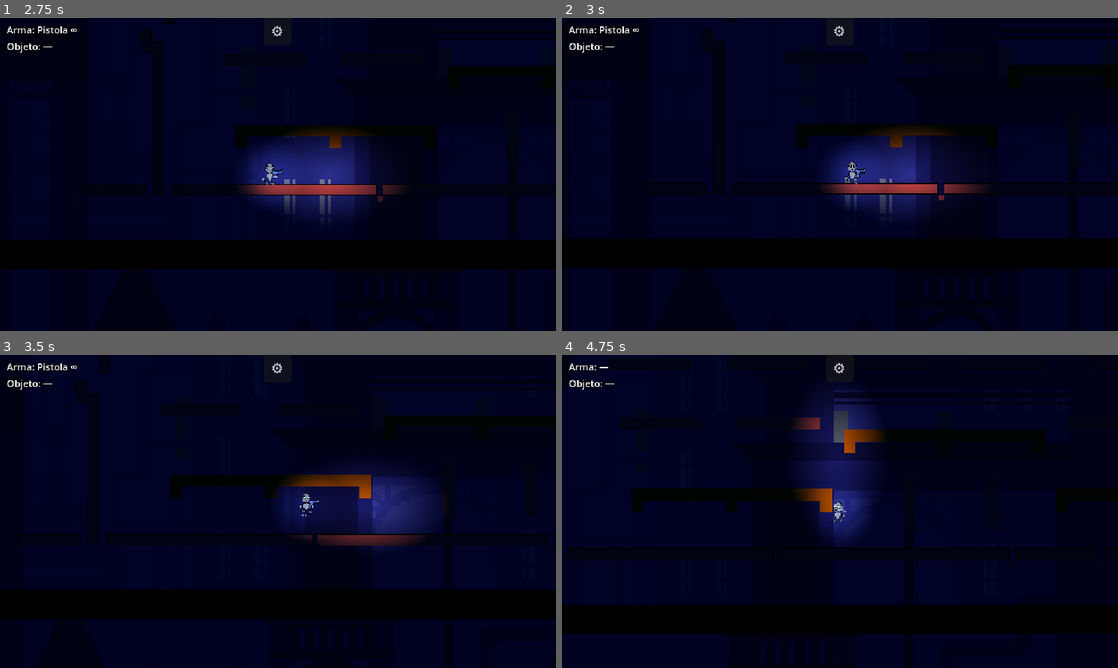
Above: before the commit, frames 1-4 (two rows, left to right).
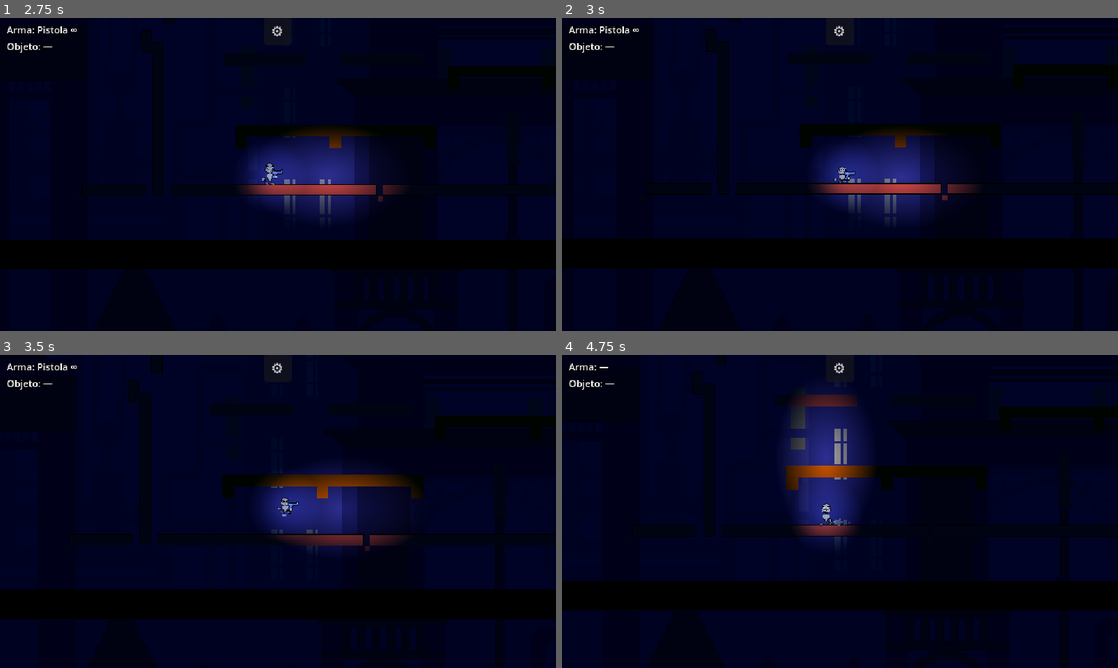
Above: after the commit, the same moments.

Repository: xNeku/godot-multiplayer-high-level
Game: Godot game, scene res://high_level_example/scenes/Menu.tscn
The game is run twice, just before and just after one commit, with the same random seed, the same clock (stepped at 60 frames per second) and the same inputs.
Inputs (mouse positions are in pixels of both pictures, inside the frame that each line leads up to):
- Up to frame 1 (2.75 s): click (283, 146) at 0.52 s; type "12" at 0.6 s; click "Crear Partida" at 1.25 s; click "Start" at 2 s
- Up to frame 2 (3 s): tap Enter at 2.75 s; hold Right (ui_right) from 2.78 s (still down); hold Shift (ui_run, bound only before the commit) from 2.78 s (still down)
- Up to frame 3 (3.5 s): keep holding Right (ui_right); keep holding Shift (ui_run, bound only before the commit); tap Up (ui_up) at 3.02, 3.05, 3.32 s
- Up to frame 4 (4.75 s): release Shift (ui_run, bound only before the commit) at 3.53 s; tap Up (ui_up) at 3.6, 3.77, 4.07 s; tap Shift (ui_run, bound only before the commit) at 3.8 s; release Right (ui_right) at 4.28 s; hold Left (ui_left) from 4.28 s (still down); hold Up (ui_up) from 4.28 s (still down); tap E (interact) at 4.35 s

Frame 1 is identical in both runs. In frame 2, 1.4% of the frame differs, in the area x 14-100%, y 0-65%; in frame 3, 7.1%; in frame 4, 24%, in the area x 0-100%, y 0-90%.

Commit message:
Sprint, agacharse, slide y backflip
- Sprint por doble toque (teclado) o stick a fondo (mando)
- Shift agacha (lento, sin pasos); con sprint hace slide y puedes quedarte tumbado
- Doble pulsación de salto = backflip con arma pegada al cuerpo
- Hitbox por postura, replicacion de postura/rotacion/mano, panel F1 y GAMEFEEL.md

Co-Authored-By: Claude Sonnet 5.5 <noreply@anthropic.com>
Claude-Session: https://claude.ai/code/session_01V8Hjh6ByoFuysguaq7Lais

Diff:
--- a/high_level_example/scenes/high_level_network_player.tscn
+++ b/high_level_example/scenes/high_level_network_player.tscn
@@ -22,6 +22,18 @@
 properties/3/path = NodePath("HandPivot:scale")
 properties/3/spawn = true
 properties/3/replication_mode = 2
+properties/4/path = NodePath(".:stance")
+properties/4/spawn = true
+properties/4/replication_mode = 1
+properties/5/path = NodePath("Cuerpo:rotation")
+properties/5/spawn = true
+properties/5/replication_mode = 1
+properties/6/path = NodePath("Cuerpo:position")
+properties/6/spawn = true
+properties/6/replication_mode = 1
+properties/7/path = NodePath("HandPivot:position")
+properties/7/spawn = true
+properties/7/replication_mode = 1
 
 [sub_resource type="Gradient" id="Gradient_arc"]
 colors = PackedColorArray(1, 1, 1, 0.9, 1, 1, 1, 0.05)
--- a/high_level_example/scripts/high_level_network_player.gd
+++ b/high_level_example/scripts/high_level_network_player.gd
@@ -25,6 +25,27 @@
 # Segundos que dura la caída a través de una plataforma
 @export var drop_through_time: float = 0.25
 
+@export_group("Sprint / Agacharse / Slide / Backflip")
+# Sprint: doble toque rápido de dirección (teclado) o stick a fondo (mando)
+@export var double_tap_time: float = 0.25
+@export_range(0.5, 1.0) var pad_sprint_threshold: float = 0.9
+# Agachado (Shift): más lento y sin ruido de pasos
+@export var crouch_speed: float = 55.0
+@export var crouch_height: float = 15.0
+# Slide (Shift corriendo): impulso, frenado y velocidad a la que sales del slide
+@export var slide_speed: float = 330.0
+@export var slide_min_speed: float = 150.0
+@export var slide_friction: float = 450.0
+@export var slide_exit_speed: float = 60.0
+@export var slide_height: float = 14.0
+# Backflip (doble pulsación de salto en los primeros instantes del salto)
+@export var backflip_window: float = 0.22
+# Altura total del backflip desde donde despegas (px). El salto normal son ~52.
+@export var backflip_height: float = 72.0
+@export var backflip_speed: float = 140.0
+@export var backflip_time: float = 0.5
+@export_range(0.0, 1.0) var backflip_air_control: float = 0.25
+
 @export_group("Juice")
 @export var shake_per_shot: float = 2.0
 @export var shake_on_death: float = 14.0
@@ -41,6 +62,8 @@
 @export var step_distance: float = 34.0
 @export var step_range_walk: float = 660.0
 @export var step_range_run: float = 1200.0
+@export var sfx_slide: AudioStream = preload("res://high_level_example/assets/sounds/deslizar.wav")
+@export var sfx_flip: AudioStream = preload("res://high_level_example/assets/sounds/voltereta.wav")
 
 @export_group("Red")
 # Suavizado de los jugadores de los demás: más alto = más pegado a la posición
@@ -119,6 +142,32 @@
 var _jump_buffer_left: float = 0.0
 var _was_on_floor: bool = false
 var _prev_fall_speed: float = 0.0
+
+enum Stance { STAND, CROUCH, SLIDE }
+# Postura (se replica; mueve la hitbox en todos los peers para que los disparos acierten)
+var stance: int = Stance.STAND:
+	set(v):
+		if v == stance:
+			return
+		stance = v
+		if is_node_ready():
+			_apply_stance_shape()
+			if v == Stance.SLIDE:
+				_play_sfx(sfx_slide, step_range_run, -4.0)
+var _col: CollisionShape2D
+var _col_base_y: float = 0.0
+var _col_base_h: float = 22.0
+var _hand_base: Vector2 = Vector2.ZERO
+var _visual_base_y: float = -3.0
+var _kb_sprint_dir: int = 0
+var _tap_dir: int = 0
+var _tap_time: float = -10.0
+var _since_jump: float = 99.0
+var _flip_t: float = -1.0 # <0 = sin backflip; si no, segundos transcurridos
+var _flip_facing: int = 1
+var _fx_flipping: bool = false
+var _dir: int = 0
+var _jump_start_y: float = 0.0
 
 
 # Polvo al aterrizar (solo visual, local; los demás no lo ven por ahora)
@@ -155,6 +204,15 @@
 	aura.enabled = is_mine
 	throw_arc.clear_points()
 
+	# La hitbox cambia con la postura: cada instancia necesita su propia copia
+	_col = $CollisionShape2D
+	_col.shape = _col.shape.duplicate()
+	_col_base_y = _col.position.y
+	_col_base_h = (_col.shape as CapsuleShape2D).height
+	_hand_base = hand_pivot.position
+	_visual_base_y = visual.position.y
+	_apply_stance_shape()
+
 	if is_mine:
 		global_position = GameManager.get_spawn_position()
 		net_position = global_position
@@ -166,6 +224,22 @@
 
 	if default_weapon:
 		equip_weapon(default_weapon, -1)
+
+
+func _apply_stance_shape() -> void:
+	var h: float = _col_base_h
+	if stance == Stance.CROUCH:
+		h = crouch_height
+	elif stance == Stance.SLIDE:
+		h = slide_height
+	(_col.shape as CapsuleShape2D).height = h
+	# Los pies se quedan en el suelo: la cápsula se encoge hacia abajo
+	_col.position.y = _col_base_y + (_col_base_h - h) * 0.5
+
+
+# ¿Hay hueco para ponerse de pie?
+func _can_stand() -> bool:
+	return not test_move(global_transform, Vector2(0.0, -(_col_base_h - (_col.shape as CapsuleShape2D).height) - 1.0))
 
 
 # Los mapas pueden limitar la cámara para que no se vea el vacío exterior
@@ -222,7 +296,11 @@
 			_land_fx(_fx_peak_fall)
 		_fx_peak_fall = 0.0
 	_fx_airborne = airborne
-	if not airborne:
+	var flipping: bool = absf(visual.rotation) > 0.05
+	if flipping and not _fx_flipping:
+		_play_sfx(sfx_flip, step_range_walk, -4.0)
+	_fx_flipping = flipping
+	if not airborne and stance == Stance.STAND:
 		_fx_step_acc += absf(dx)
 		if _fx_step_acc >= step_distance:
 			_fx_step_acc = 0.0
@@ -264,12 +342,31 @@
 		set_collision_mask_value(PLATFORM_LAYER, true)
 		_drop_until_msec = 0
 
-	if Input.is_action_just_pressed("ui_up"):
+	var dir: int = _read_dir()
+	_dir = dir
+	_update_sprint(dir)
+	_since_jump += delta
+	var crouch_held: bool = Input.is_action_pressed("crouch")
+	_update_stance(on_floor, dir, crouch_held, Input.is_action_just_pressed("crouch"))
+
+	var jump_pressed: bool = Input.is_action_just_pressed("ui_up")
+	if jump_pressed:
 		_jump_buffer_left = jump_buffer_time
 	else:
 		_jump_buffer_left = maxf(0.0, _jump_buffer_left - delta)
 
-	if _jump_buffer_left > 0.0 and on_floor and Input.is_action_pressed("ui_down") and _is_on_platform():
+	# Segunda pulsación de salto nada más empezar el salto = backflip
+	if jump_pressed and _flip_t < 0.0 and not on_floor and _since_jump <= backflip_window \
+			and stance == Stance.STAND:
+		_flip_t = 0.0
+		_flip_facing = facing
+		# Velocidad justa para que el pico del salto sea backflip_height desde el despegue
+		var left: float = maxf(backflip_height - (_jump_start_y - global_position.y), 12.0)
+		velocity.y = -sqrt(2.0 * gravity * left)
+		velocity.x = -facing * backflip_speed
+		_jump_buffer_left = 0.0
+		_since_jump = 99.0
+	elif _jump_buffer_left > 0.0 and on_floor and Input.is_action_pressed("ui_down") and _is_on_platform():
 		# Abajo + salto sobre una plataforma = bajar a través de ella
 		set_collision_mask_value(PLATFORM_LAYER, false)
 		_drop_until_msec = Time.get_ticks_msec() + int(drop_through_time * 1000.0)
@@ -278,21 +375,36 @@
 		velocity.y = jump_velocity
 		_jump_buffer_left = 0.0
 		_coyote_left = 0.0
-	# Soltar el salto en la subida lo acorta
-	if Input.is_action_just_released("ui_up") and velocity.y < 0.0:
+		_since_jump = 0.0
+		_jump_start_y = global_position.y
+		if stance == Stance.SLIDE:
+			stance = Stance.CROUCH # saltar desde el slide: mantiene el impulso
+	# Soltar el salto en la subida lo acorta (no en el backflip)
+	if Input.is_action_just_released("ui_up") and velocity.y < 0.0 and _flip_t < 0.0:
 		velocity.y *= jump_cut
 
-	var speed: float = run_speed if Input.is_action_pressed("ui_run") else walk_speed
-	var direction: float = Input.get_axis("ui_left", "ui_right")
-	if direction != 0.0:
-		velocity.x = move_toward(velocity.x, direction * speed, acceleration * delta)
+	if stance == Stance.SLIDE:
+		if on_floor:
+			velocity.x = move_toward(velocity.x, 0.0, slide_friction * delta)
+	elif _flip_t >= 0.0:
+		if dir != 0:
+			velocity.x = move_toward(velocity.x, dir * walk_speed, acceleration * backflip_air_control * delta)
 	else:
-		velocity.x = move_toward(velocity.x, 0.0, friction * delta)
+		var speed: float = walk_speed
+		if stance == Stance.CROUCH:
+			speed = crouch_speed
+		elif _is_sprinting(dir):
+			speed = run_speed
+		if dir != 0:
+			velocity.x = move_toward(velocity.x, dir * speed, acceleration * delta)
+		else:
+			velocity.x = move_toward(velocity.x, 0.0, friction * delta)
 
 	_prev_fall_speed = velocity.y
 	move_and_slide()
 	net_position = global_position
 
+	_update_flip(delta)
 	update_aiming(delta)
 
 	if current_weapon_data:
@@ -306,6 +418,78 @@
 	_update_throw(delta)
 
 
+func _read_dir() -> int:
+	return int(signf(Input.get_axis("ui_left", "ui_right")))
+
+
+# Sprint: doble toque de dirección (se mantiene mientras no sueltes) o stick a fondo
+func _update_sprint(dir: int) -> void:
+	var now: float = Time.get_ticks_msec() / 1000.0
+	for d in [-1, 1]:
+		if Input.is_action_just_pressed("ui_left" if d < 0 else "ui_right"):
+			if _tap_dir == d and now - _tap_time <= double_tap_time:
+				_kb_sprint_dir = d
+			_tap_dir = d
+			_tap_time = now
+	if dir == 0 or dir != _kb_sprint_dir:
+		_kb_sprint_dir = 0
+
+
+func _is_sprinting(dir: int) -> bool:
+	if dir == 0 or stance != Stance.STAND:
+		return false
+	if _kb_sprint_dir == dir:
+		return true
+	for id in Input.get_connected_joypads():
+		var x: float = Input.get_joy_axis(id, JOY_AXIS_LEFT_X)
+		if absf(x) >= pad_sprint_threshold and int(signf(x)) == dir:
+			return true
+	return false
+
+
+func _update_stance(on_floor: bool, dir: int, crouch_held: bool, crouch_pressed: bool) -> void:
+	if _flip_t >= 0.0 or not on_floor:
+		return
+	match stance:
+		Stance.STAND:
+			if crouch_held:
+				if crouch_pressed and absf(velocity.x) >= slide_min_speed:
+					_start_slide()
+				else:
+					stance = Stance.CROUCH
+		Stance.CROUCH:
+			# (si el botón llega un frame después de empezar a agacharse, también vale)
+			if crouch_pressed and absf(velocity.x) >= slide_min_speed:
+				_start_slide()
+			elif not crouch_held and _can_stand():
+				stance = Stance.STAND
+		Stance.SLIDE:
+			# Te quedas tumbado hasta que te vuelvas a mover (o frenes y pulses dirección)
+			var s: float = absf(velocity.x)
+			var sd: int = int(signf(velocity.x))
+			if dir != 0 and (s < slide_exit_speed or (sd != 0 and dir != sd)):
+				stance = Stance.CROUCH
+				if not crouch_held and _can_stand():
+					stance = Stance.STAND
+
+
+func _start_slide() -> void:
+	velocity.x = signf(velocity.x) * maxf(absf(velocity.x), slide_speed)
+	_kb_sprint_dir = 0
+	stance = Stance.SLIDE
+
+
+func _update_flip(delta: float) -> void:
+	if _flip_t < 0.0:
+		return
+	_flip_t += delta
+	if _flip_t >= backflip_time or (is_on_floor() and _flip_t > 0.12):
+		_flip_t = -1.0
+		visual.rotation = 0.0
+	else:
+		visual.rotation = -_flip_facing * TAU * (_flip_t / backflip_time)
+
+
 # ¿Estoy de pie sobre una plataforma atravesable?
 func _is_on_platform() -> bool:
 	for i in get_slide_collision_count():
@@ -316,9 +500,8 @@
 
 
 func update_aiming(delta: float) -> void:
-	var direction: float = Input.get_axis("ui_left", "ui_right")
-	if direction != 0.0:
-		facing = 1 if direction > 0.0 else -1
+	if _flip_t < 0.0 and _dir != 0:
+		facing = _dir
 
 	# ¿Hay que apuntar arriba? Botón de salto mantenido, o pegado a una pared mirándola
 	var want_up: bool = Input.is_action_pressed("ui_up") and not Input.is_action_pressed("ui_down")
@@ -338,7 +521,14 @@
 	var up_total: float = clampf(_aim_up + _recoil, 0.0, deg_to_rad(90.0))
 	aim_angle = Vector2(facing * cos(up_total), -sin(up_total)).angle()
 
+	# En el backflip el arma va pegada al cuerpo y gira con él
+	if _flip_t >= 0.0:
+		aim_angle = Vector2(_flip_facing, 0.0).rotated(visual.rotation).angle()
 	hand_pivot.global_rotation = aim_angle
+	# Agachado / deslizando el arma baja con el cuerpo
+	var center := Vector2(0.0, _visual_base_y)
+	var low: Vector2 = _hand_base + Vector2(0.0, _col.position.y - _col_base_y)
+	hand_pivot.position = center + (low - center).rotated(visual.rotation)
 	visual.set_facing(facing)
 	hand_pivot.scale.y = -1 if facing < 0 else 1
 
@@ -624,6 +814,10 @@
 
 	if is_multiplayer_authority():
 		_aim_up = 0.0
+		stance = Stance.STAND
+		_flip_t = -1.0
+		visual.rotation = 0.0
+		_kb_sprint_dir = 0
 		global_position = GameManager.get_spawn_position()
 		velocity = Vector2.ZERO
 
--- a/high_level_example/scripts/player_visual.gd
+++ b/high_level_example/scripts/player_visual.gd
@@ -30,6 +30,7 @@
 @onready var free_hand: Sprite2D = $ManoLibre
 
 var _rest := {}
+var _base_y: float = 0.0
 var _last_pos: Vector2
 var _vel := Vector2.ZERO
 var _phase := 0.0
@@ -42,12 +43,26 @@
 	for s in [foot_l, foot_r, torso, head, free_hand]:
 		_rest[s] = s.position
 	scale = Vector2(base_scale, base_scale)
+	_base_y = position.y
 	_last_pos = (get_parent() as Node2D).global_position
 
 
 # 1 = mira a la derecha, -1 = izquierda
 func set_facing(facing: int) -> void:
-	scale = Vector2(base_scale * facing, base_scale)
+	var st: int = 0
+	var par := get_parent()
+	if "stance" in par:
+		st = par.stance
+	# Agachado y slide: cuerpo aplastado, con los pies siempre en el suelo
+	var sy: float = 1.0
+	var sx: float = 1.0
+	if st == 1:
+		sy = 0.75
+	elif st == 2:
+		sy = 0.5
+		sx = 1.15
+	scale = Vector2(base_scale * facing * sx, base_scale * sy)
+	position.y = _base_y + (1.0 - sy) * 14.0
 
 
 func _process(delta: float) -> void:
--- a/high_level_example/scripts/tuning_panel.gd
+++ b/high_level_example/scripts/tuning_panel.gd
@@ -17,6 +17,18 @@
 	["coyote_time", 0.0, 0.3, 0.01],
 	["jump_buffer_time", 0.0, 0.3, 0.01],
 	["jump_cut", 0.0, 1.0, 0.05],
+	["double_tap_time", 0.1, 0.6, 0.01],
+	["pad_sprint_threshold", 0.5, 1.0, 0.01],
+	["crouch_speed", 20, 200, 5],
+	["slide_speed", 150, 700, 10],
+	["slide_min_speed", 100, 300, 5],
+	["slide_friction", 100, 2000, 25],
+	["slide_exit_speed", 10, 150, 5],
+	["backflip_window", 0.05, 0.5, 0.01],
+	["backflip_height", 30, 160, 2],
+	["backflip_speed", 0, 400, 10],
+	["backflip_time", 0.2, 1.0, 0.02],
+	["backflip_air_control", 0.0, 1.0, 0.05],
 	["aim_rotation_speed_deg", 60, 1000, 10],
 	["remote_smoothing", 5, 60, 1],
 	["shake_per_shot", 0.0, 8.0, 0.1],
--- a/project.godot
+++ b/project.godot
@@ -67,7 +67,7 @@
 , Object(InputEventKey,"resource_local_to_scene":false,"resource_name":"","device":-1,"window_id":0,"alt_pressed":false …(183 unchanged characters)…
 ]
 }
-ui_run={
+crouch={
 "deadzone": 0.2,
 "events": [Object(InputEventKey,"resource_local_to_scene":false,"resource_name":"","device":-1,"window_id":0,"alt_press …(195 unchanged characters)…
 , Object(InputEventJoypadButton,"resource_local_to_scene":false,"resource_name":"","device":0,"button_index":9,"pressure":0.0,"pressed":false,"script":null)
Not shown, changed: GAMEFEEL.md
Not shown, changed: README.md
Not shown, added: high_level_example/assets/sounds/deslizar.wav
Not shown, added: high_level_example/assets/sounds/voltereta.wav
